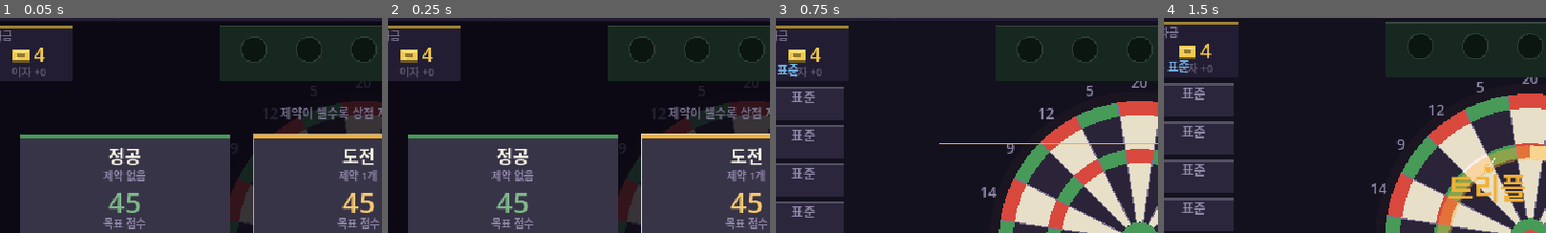
Above: before the commit, frames 1-4 (left to right).
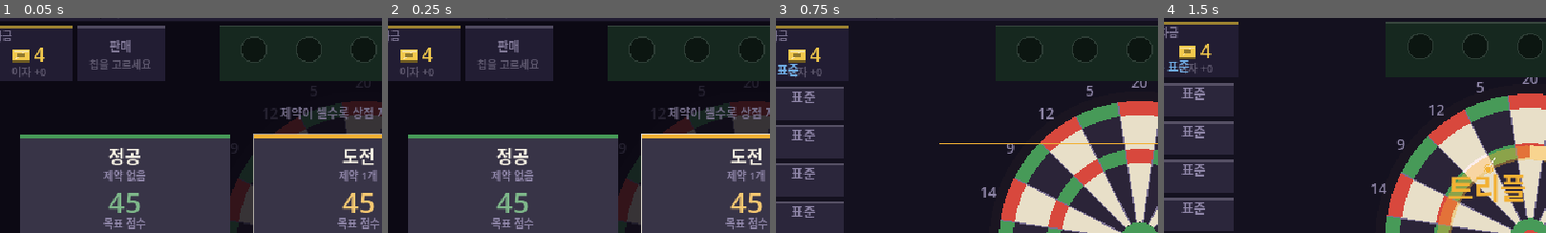
Above: after the commit, the same moments.

Repository: GGbong69/test-03
Game: Godot game, scene res://scenes/main.tscn
The game is run twice, just before and just after one commit, with the same random seed, the same clock (stepped at 60 frames per second) and the same inputs.
Inputs (mouse positions are % of the whole screen's width and height, from its top left):
- Up to frame 1 (0.05 s): no input
- Up to frame 2 (0.25 s): no input
- Up to frame 3 (0.75 s): tap Enter at 0.5 s; move the mouse to (72, 45) at 0.52 s; click (72, 45) at 0.67 s
- Up to frame 4 (1.5 s): tap Space at 0.77, 1.25 s; move the mouse to (30, 55) at 1.27 s; click (30, 55) at 1.42 s
The pictures show only the part of the screen within x 2-52%, y 4-54%; the shares and areas given below are measured in that part.

The runs differ from the first frame. In frame 1, 5.9% of the frame differs, in the area x 20-44%, y 3-30%; in frame 2, 5.9%; in frame 3, nothing differs; in frame 4, nothing differs.

Commit message:
칩 판매 추가
상점과 스테이지 선택에서 칩을 팔아 골드로 되돌린다.
판매가는 구매가의 절반(내림), 최소 2 — 4/7/11/14 가 2/3/5/7 이
된다. 올림으로 두면 보통 등급의 회수율이 흔함보다 높아진다.

두 번 눌러야 팔린다. 첫 클릭은 칩, 두 번째는 왼쪽 판매 판이다.
두 표적이 물리적으로 갈려 있어 더블클릭이 판매로 흘러들 수 없다.
판매 판을 자금 판 옆에 둔 것도 의도다 — 파는 건 물건 옆이 아니라
지갑 옆에서 한다.

S.CLEAR 에는 붙이지 않는다. 정산 지급이 이미 끝난 시점이라
골드 칩의 "받고 즉시 되팔기" 창이 열린다.

R8 스테이지에서는 못 판다. 정산도 상점도 없어 골드를 쓸 곳이
수학적으로 0개다.

막은 악용 경로 — 스테이지에서 잉여 칩을 팔고 극한을 골라 무료
아이템으로 리필하면 골드까지 받으며 무손실로 돈다. 극한 무료
지급을 stage_slots(스테이지 진입 시점의 칩 개수)로 판정해 끊었다.

인덱스 어긋남도 막았다. owned.remove_at 은 sealed 와 슬롯 스프링
배열의 인덱스를 밀어버린다. 판매 후 sealed 를 -1 로 못 박고
_panel_reset() 으로 스프링을 정지시킨다 — 두 화면에서는 스프링이
이미 멎어 있으므로 0 으로 돌리는 것이 옮기는 것과 같다.

스테이지 카드에 R8 함정을 얼굴에 쓴다. 극한 보상이 조기 return
뒤에 있어 마지막 판에서는 목표 ×1.25 만 남고 전부 사라진다.

의도한 정수 나눗셈 세 곳에 @warning_ignore 를 달았다. 판매가가
경고를 둘 더 만들어 로그가 시끄러워졌고, 그러면 진짜 경고가
묻힌다.

Co-Authored-By: Claude Opus 5 <noreply@anthropic.com>

Diff:
--- a/scripts/data.gd
+++ b/scripts/data.gd
@@ -219,6 +219,24 @@
 	return ""
 
 
+# ── 판매 ──────────────────────────────────────────────────
+#  판매가 = 구매가의 절반(내림), 최소 2. 22종이 4/7/11/14 이므로 2/3/5/7 이다.
+#  올림으로 두면 7→4, 11→6 이 되어 보통 등급의 회수율이 흔함보다 높아진다.
+#  내림은 평균 회수율을 46% 로 눌러 "비싼 칩은 팔면 더 손해"를 만든다.
+#
+#  스프레드(구매가 − 판매가) = 2 / 4 / 6 / 7.
+#  이것이 "한 정산만 빌려 쓰고 되팔기" 의 손익선이다. 골드 칩의 1회 지급(gv)이
+#  이 선을 넘으면 대여가 성립한다 — 지금 넘는 것은 큰손(9 vs 6) 하나뿐이고
+#  그것도 계속 들고 있는 쪽이 낫다. 새 골드 칩의 gv 는 반드시 이 선과 비교한다.
+const SELL_DIV := 2
+const SELL_MIN := 2            # 최저 구매가가 4 라 지금은 안 걸린다. 0골드 판매를 막는 바닥.
+
+
+static func sell_value(it: Dictionary) -> int:
+	@warning_ignore("integer_division")  # 내림이 의도다 — 위 주석 참조
+	return maxi(SELL_MIN, int(it.cost) / SELL_DIV)
+
+
 static func target_of(round_no: int) -> int:
 	var i := clampi(round_no - 1, 0, TARGETS.size() - 1)
 	return TARGETS[i]
--- a/scripts/game.gd
+++ b/scripts/game.gd
@@ -300,6 +300,7 @@
 
 	# 정산 내역
 	var dart_gold: int = darts_left * GameData.GOLD_PER_DART
+	@warning_ignore("integer_division")  # 보유 5당 1, 내림이 규칙이다
 	var interest: int = mini(gold / GameData.INTEREST_PER, GameData.INTEREST_MAX)
 	# gold 를 더하기 전에 부른다 — "밑천"과 이자가 같은 잔액을 보게 하려는 것이다.
 	var item_rows := _gold_from_items()
@@ -318,7 +319,8 @@
 	gold += GameData.CLEAR_GOLD + dart_gold + interest + stage_gold + item_gold
 
 	# 극한 판은 아이템을 하나 무료로 준다
-	if stage_item and owned.size() < GameData.MAX_ITEMS:
+	if stage_item and stage_slots < GameData.MAX_ITEMS \
+			and owned.size() < GameData.MAX_ITEMS:
 		var pool := GameData.ITEMS.duplicate()
 		pool.shuffle()
 		for it in pool:
@@ -362,6 +364,7 @@
 	# 유령으로 남는다. _gold_from_items() 가 sealed 를 읽으므로
 	# _finish_round 안에서는 지우면 안 된다 — 여기가 유일하게 안전한 지점이다.
 	sealed = -1
+	sell_sel = -1
 	_panel_reset()
 	rerolls_used = 0
 	reroll_cost = _reroll_price()
@@ -491,6 +494,11 @@
 	# 봉인은 _start_round 에서만 다시 뽑힌다. 지우지 않으면 스테이지 선택
 	# 화면의 칩 랙이 지난 라운드 봉인을 그대로 보여준다.
 	sealed = -1
+	sell_sel = -1
+	# 극한 무료 아이템은 "고르기 전에 자리가 있었는가" 로 판정한다. 이 스냅샷이
+	# 없으면 [스테이지에서 잉여칩 판매 → 극한 선택 → 무료 칩으로 리필] 이
+	# 골드까지 받으면서 도는 무손실 루프가 된다.
+	stage_slots = owned.size()
 	var base := GameData.target_of(round_no)
 	stage_pick.clear()
 	var pool := GameData.MODIFIERS.duplicate()
@@ -668,6 +676,10 @@
 			if qt <= 0.0:
 				_next_step()
 
+	if sell_sel >= 0:
+		sell_t += d
+		if not _can_sell() or sell_sel >= owned.size():
+			sell_sel = -1
 	_tip_update(d)
 	queue_redraw()
 
@@ -753,11 +765,15 @@
 			_open_shop()
 			return
 		S.STAGE:
+			if _sell_hit(m):
+				return
 			for i in stage_pick.size():
 				if _stage_rect(i).has_point(m):
 					_pick_stage(i)
 					return
 		S.SHOP:
+			if _sell_hit(m):
+				return
 			for i in stock.size():
 				if _stock_rect(i).has_point(m):
 					_buy(i)
@@ -1114,6 +1130,8 @@
 	_draw_topbar()
 	if state != S.CLEAR:            # 정산 화면은 그 자체가 명세다
 		_bank_draw()
+		if _can_sell():
+			_sell_draw()
 		_panel_draw()
 		_cap_draw()
 		if _is_play():
@@ -1338,6 +1356,7 @@
 		draw_string(font, r.position + Vector2(0.0, 42.0), "마지막 판",
 				HORIZONTAL_ALIGNMENT_CENTER, r.size.x, 9, C_MULT.lightened(0.2))
 	else:
+		@warning_ignore("integer_division")  # 위 _finish_round 와 같은 식이어야 한다
 		var itr: int = mini(gold / GameData.INTEREST_PER, GameData.INTEREST_MAX)
 		draw_string(font, r.position + Vector2(0.0, 42.0), "이자 +%d" % itr,
 				HORIZONTAL_ALIGNMENT_CENTER, r.size.x, 9,
@@ -1559,7 +1578,9 @@
 	var bounce: float = slot_pop[i]
 	var up: float = maxf(bounce, 0.0)
 
-	var c := cell.get_center() + Vector2(0.0, PANEL.chip_dy - bounce * PANEL.rise)
+	var sel: bool = i == sell_sel and _can_sell()
+	var c := cell.get_center() + Vector2(0.0,
+			PANEL.chip_dy - bounce * PANEL.rise - (4.0 if sel else 0.0))
 	var r: float = PANEL.r * (1.0 + bounce * PANEL.swell)
 
 	if up > 0.01:
@@ -1570,9 +1591,21 @@
 			0.55 if lock else 0.0, 12)
 
 	# 호버 링 — 리프트는 안 쓴다. 발동 스프링의 실제 최대 리프트가 3px 뿐이라
-	# 호버까지 들어올리면 두 어휘가 뒤집힌다.
-	if i == tip_slot and tip_a > 0.004:
+	# 호버까지 들어올리면 두 어휘가 뒤집힌다. 링은 하나만 그린다 — 폭 1.0 짜리
+	# 둘을 겹치면 nearest 에서 한 덩어리 띠로 뭉개져 상태가 안 갈린다.
+	if sel:
+		var k := 0.5 + 0.5 * sin(sell_t * 9.0)
+		draw_arc(c, r + 2.0, 0.0, TAU, 24,
+				Color(C_MULT.lightened(0.25), 0.45 + 0.55 * k), 1.0)
+	elif i == tip_slot and tip_a > 0.004:
 		draw_arc(c, r + 2.0, 0.0, TAU, 24, Color(C_ACC, tip_a), 1.0)
+
+	# 상점·스테이지에서는 랙이 매물대가 된다 — 태그 자리에 회수액을 건다.
+	if _can_sell():
+		draw_gold(cell.get_center().x, cell.position.y + cell.size.y - 3.0,
+				str(GameData.sell_value(it)), 9,
+				C_ACC if sel else C_GOLD.darkened(0.30))
+		return
 
 	# 평소엔 조건 태그, 발동 직후엔 이름 — 자리를 옮기지 않고 덮어쓴다
 	var tag := GameData.gold_tag(it.get("g", "")) if it.get("g", "") != "" else ""
@@ -1589,6 +1622,93 @@
 	draw_string(font, cell.position + Vector2(0.0, cell.size.y - 3.0), label,
 			HORIZONTAL_ALIGNMENT_CENTER, cell.size.x, 9, col)
 
+
+
+# ══════════════════════════════════════════════════════════
+#  판매 (칩 랙 → 골드)
+# ──────────────────────────────────────────────────────────
+#  바깥과 닿는 곳은 넷뿐이다.
+#    _sell_hit(m)   랙·판매판 클릭 판정   (_click 의 S.SHOP / S.STAGE)
+#    _sell_draw()   판매판 그리기         (_hud_draw)
+#    _can_sell()    지금 팔 수 있는가      (_panel_slot / _tip_build / _process)
+#    sell_sel       고른 칸 (-1 = 없음)
+#
+#  두 번 눌러야 팔린다. 첫 클릭은 칩(랙 안), 두 번째는 판매판(x[80,154])이다.
+#  두 표적이 물리적으로 갈려 있어 더블클릭이 판매로 흘러들 수 없다 —
+#  같은 자리를 두 번 누르는 방식이었다면 필요했을 타이머가 여기선 필요 없다.
+#  판매판이 자금 판 바로 옆인 것도 의도다. 파는 건 물건 옆이 아니라 지갑 옆이다.
+#
+#  S.CLEAR 에는 절대 붙이지 않는다 — 정산 지급(_finish_round 의 gold +=)이
+#  이미 끝난 시점이라 골드 칩의 "받고 즉시 되팔기" 창이 열린다.
+# ══════════════════════════════════════════════════════════
+
+var sell_sel := -1
+var sell_t := 0.0               # 선택 링 맥동에만 쓴다
+var stage_slots := 0            # 스테이지 화면에 들어설 때의 칩 개수
+
+
+func _can_sell() -> bool:
+	# R8 스테이지에서는 골드를 쓸 곳이 수학적으로 0개다 — 정산도(조기 return)
+	# 상점도 없고 슬롯을 비워도 채울 무료 아이템이 안 나온다. 기대값이 음수뿐이다.
+	if state == S.STAGE and round_no >= GameData.ROUNDS:
+		return false
+	return state == S.SHOP or state == S.STAGE
+
+
+func _sell_hit(m: Vector2) -> bool:
+	# 랙 y[21,67] 은 매대 y[104,236] · 스테이지 카드 y[112,264] 와 y 로 갈려
+	# 있어 먼저 검사해도 그쪽 클릭을 훔칠 수 없다.
+	if not _can_sell():
+		return false
+	if sell_sel >= 0 and sell_sel < owned.size() and LAY.sell.has_point(m):
+		_sell(sell_sel)
+		return true
+	for i in GameData.MAX_ITEMS:
+		if _slot_rect(i).has_point(m):
+			sell_sel = -1 if (sell_sel == i or i >= owned.size()) else i
+			sell_t = 0.0
+			beep(349.0, 0.05, 0.10)
+			return true
+	sell_sel = -1                   # 딴 데를 누르면 선택만 풀고 그대로 흘려보낸다
+	return false
+
+
+func _sell(i: int) -> void:
+	if i < 0 or i >= owned.size():
+		return
+	var v := GameData.sell_value(owned[i])
+	var at := _slot_rect(i).get_center()
+	gold += v
+	owned.remove_at(i)
+	sell_sel = -1
+	# sealed 는 owned 의 인덱스다. 판매는 SHOP/STAGE 에서만 일어나고 두 화면
+	# 모두 진입할 때 -1 로 지우므로 이미 -1 이지만, 인덱스가 밀린 뒤에 남아
+	# 있으면 엉뚱한 칩이 봉인으로 보인다. 여기서도 못 박는다.
+	sealed = -1
+	# slot_pop/slot_vel/slot_hot 은 owned 와 인덱스를 공유하고 _panel_ensure 는
+	# 크기만 맞출 뿐 내용을 안 옮긴다. 이 두 화면에서는 스프링이 전부 정지
+	# 상태라 0 으로 돌리는 것이 옮기는 것과 같은 결과이고 더 안전하다.
+	_panel_reset()
+	pop(at + Vector2(0.0, -14.0), "+%d" % v, C_GOLD, 15, 0.8)
+	beep_seq([659.0, 880.0], 0.06, 0.09, 0.18)
+
+
+func _sell_draw() -> void:
+	var r: Rect2 = LAY.sell
+	var live: bool = sell_sel >= 0 and sell_sel < owned.size()
+	draw_rect(r, C_PANEL.lightened(0.10) if live else C_PANEL)
+	draw_rect(Rect2(r.position, Vector2(r.size.x, 2.0)),
+			C_ACC if live else C_WIRE.darkened(0.35))
+	if not live:
+		draw_string(font, r.position + Vector2(0.0, 21.0), "판매",
+				HORIZONTAL_ALIGNMENT_CENTER, r.size.x, 10, C_DIM.darkened(0.1))
+		draw_string(font, r.position + Vector2(0.0, 36.0), "칩을 고르세요",
+				HORIZONTAL_ALIGNMENT_CENTER, r.size.x, 9, C_DIM.darkened(0.35))
+		return
+	draw_string(font, r.position + Vector2(0.0, 21.0), "팔기",
+			HORIZONTAL_ALIGNMENT_CENTER, r.size.x, 13, C_TXT)
+	draw_gold(r.get_center().x, r.position.y + 38.0,
+			"+%d" % GameData.sell_value(owned[sell_sel]), 11, C_GOLD)
 
 
 # ══════════════════════════════════════════════════════════
@@ -1895,9 +2015,9 @@
 
 # ic  왼쪽에 붙일 제약 아이콘 id (없으면 빈 문자열 — 기존 호출은 3인자 그대로)
 # tl  이름 뒤에 9pt 로 이어 붙일 설명 (제약 줄에서만 쓴다)
-func _tip_add(t: String, sz: int, c: Color, ic := "", tl := "") -> void:
+func _tip_add(t: String, sz: int, c: Color, ic := "", tl := "", gd := "") -> void:
 	if t != "":
-		tip_lines.append({"s": t, "sz": sz, "c": c, "ic": ic, "tl": tl})
+		tip_lines.append({"s": t, "sz": sz, "c": c, "ic": ic, "tl": tl, "gd": gd})
 
 
 func _tip_clear() -> void:
@@ -1964,6 +2084,12 @@
 				_tip_add(GameData.gold_text(it.g, it.gv), 9, C_GOLD)
 			if i == sealed:
 				_tip_add("이번 판 봉인 — 발동하지 않는다", 9, C_MULT.lightened(0.25))
+			if _can_sell():
+				_tip_add("판매가", 10, C_GOLD, "", "", str(GameData.sell_value(it)))
+				_tip_add("왼쪽 판매 판을 눌러 확정" if i == sell_sel else "누르면 고른다",
+						9, C_DIM.darkened(0.2))
+			elif state == S.STAGE:
+				_tip_add("마지막 라운드 — 골드를 쓸 곳이 없다", 9, C_DIM.darkened(0.3))
 		"stock":
 			var s: Dictionary = stock[i]
 			tip_mark = _stock_rect(i)
@@ -2003,6 +2129,8 @@
 				rw.append("골드 +%d" % sp.d.gold)
 			if sp.d.item:
 				rw.append("아이템 1개")
+			if sp.d.item and stage_slots >= GameData.MAX_ITEMS:
+				_tip_add("칩 랙이 꽉 차 아이템은 못 받는다", 9, C_RED.lightened(0.2))
 			_tip_add(("클리어 시  " + "  ·  ".join(rw)) if not rw.is_empty()
 					else "추가 보상 없음", 9, C_GOLD if not rw.is_empty() else C_DIM.darkened(0.2))
 		"mag":
@@ -2083,6 +2211,9 @@
 					-1, l.sz).x + 5.0
 			draw_string(font, Vector2(lx + tw, y), l.tl, HORIZONTAL_ALIGNMENT_LEFT,
 					p.x + sz.x - TIP.pad - lx - tw, 9, Color(C_DIM, tip_a))
+		if l.gd != "":
+			draw_gold_at(p.x + sz.x - TIP.pad - gold_w(l.gd, l.sz), y,
+					l.gd, l.sz, Color(l.c, tip_a))
 		y += TIP.line + (2.0 if l.ic != "" else 0.0)
 
 	draw_set_transform(sh)
@@ -2200,7 +2331,11 @@
 			my += 22.0
 
 		var rw := "보상 없음"
-		if sp.d.gold > 0:
+		# R8 은 정산이 없다 — 극한 보상이 조기 return 뒤에 있어 전부 사라지고
+		# 목표 ×1.25 만 남는다. 함정을 얼굴에 쓴다.
+		if round_no >= GameData.ROUNDS and (sp.d.gold > 0 or sp.d.item):
+			rw = "마지막 판 · 보상 없음"
+		elif sp.d.gold > 0:
 			rw = "+%d" % sp.d.gold
 		if sp.d.item:
 			rw += "  ·  아이템 1개"
@@ -2294,7 +2429,7 @@
 	_btn(_next_rect(), "다음 라운드 →", "R%d  목표 %d"
 			% [round_no + 1, GameData.target_of(round_no + 1)], true)
 
-	draw_string(font, Vector2(0, 316), "카드를 눌러 구매",
+	draw_string(font, Vector2(0, 316), "카드를 눌러 구매    ·    위쪽 칩을 눌러 판매",
 			HORIZONTAL_ALIGNMENT_CENTER, VIEW.x, 10, C_DIM.darkened(0.2))
 
 
